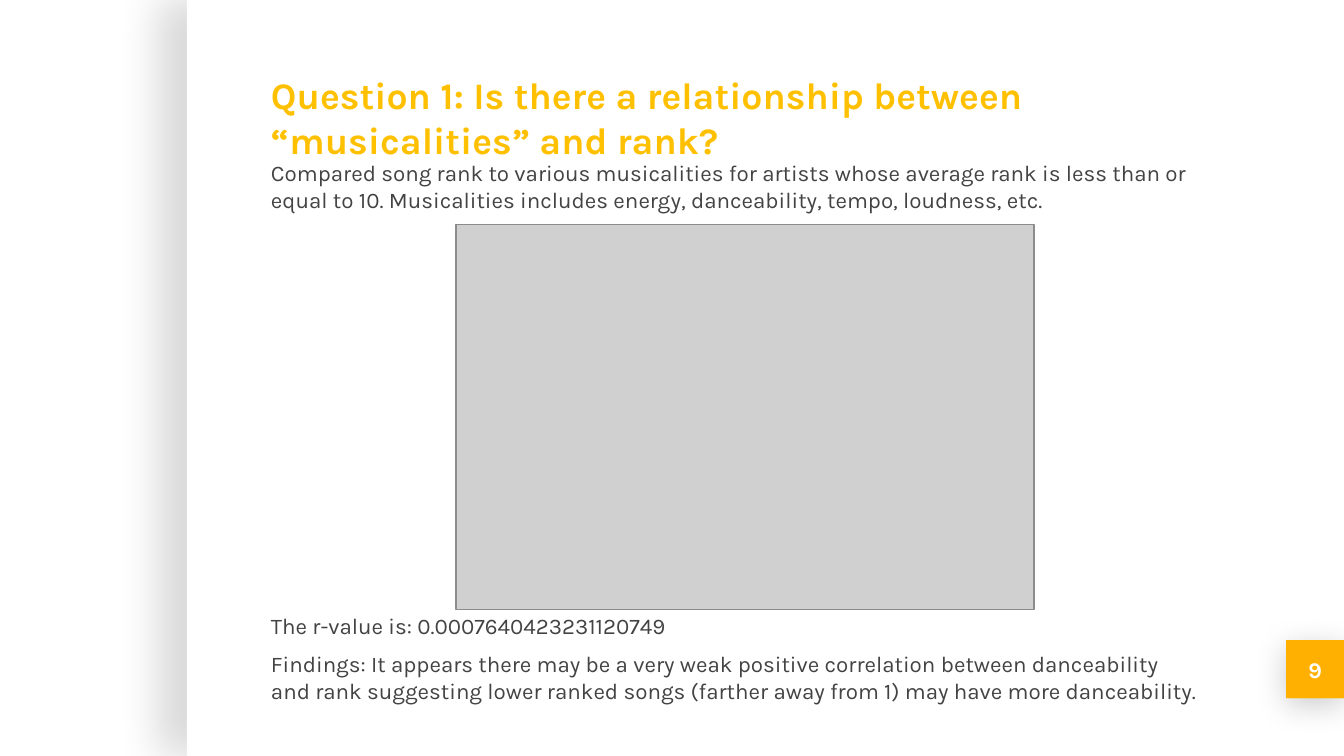
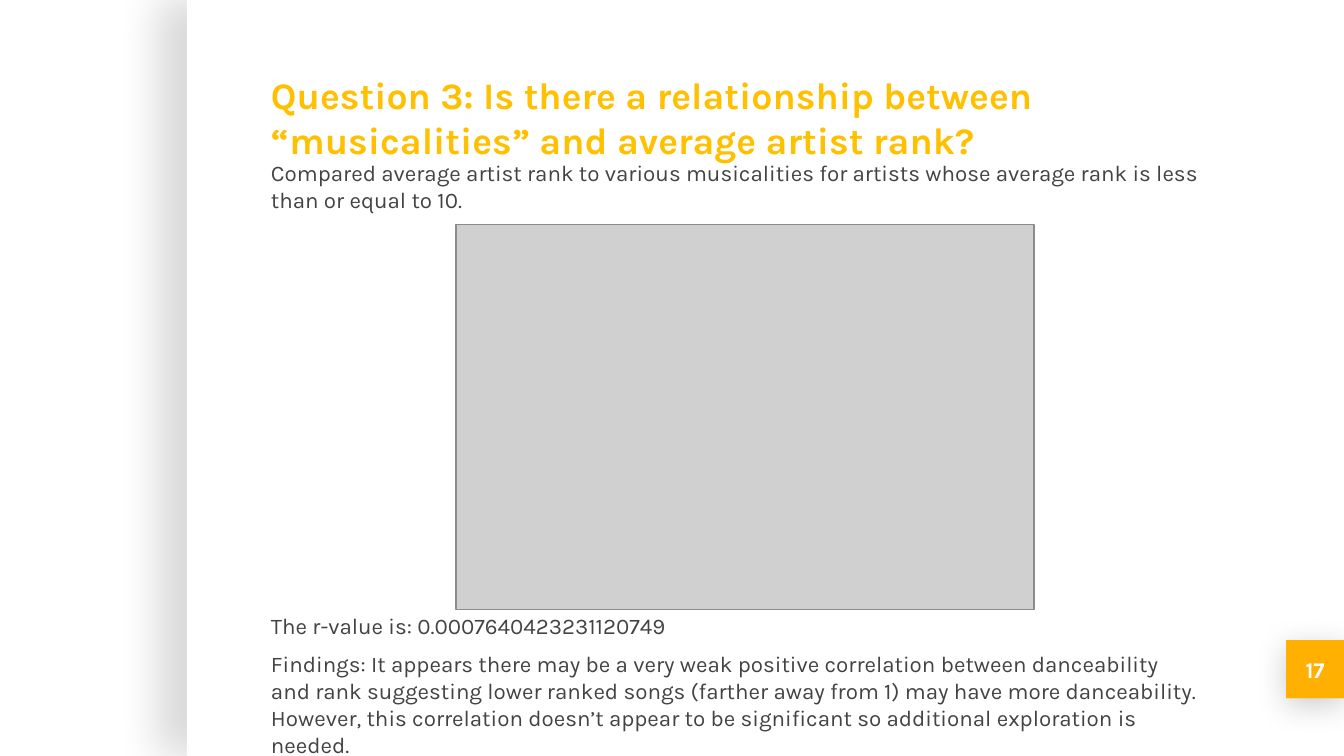
Before and after one commit to michellesimek/project_1, a slide deck: slide 17 of Project 1 PPT.pptx (slide 9 before the commit). Drawn at 1344x756 pixels with LibreOffice and Linux fonts; fonts in the diff are those of the drawing; grey boxes stand for pictures; background and template pictures are left out. Boxes give left, top, right and bottom in pixels: in the first picture for what was removed or moved away, otherwise in the second. Text is boxed around its words. In the diff, an @@ line names an element or a change of style, - is before the commit and + after.

```diff
--- a/Project 1 PPT.pptx
+++ b/Project 1 PPT.pptx
@@ title at box(271, 82, 1032, 164): text changed @@
-Question 1: Is there a relationship between “musicalities” and rank?
+Question 3: Is there a relationship between “musicalities” and average artist rank?
@@ subtitle at box(271, 161, 1197, 214): text changed @@
-Compared song rank to various musicalities for artists whose average rank is less than or equal to 10. Musicalities includes energy, danceability, tempo, loudness, etc.
+Compared average artist rank to various musicalities for artists whose average rank is less than or equal to 10.
@@ text at box(271, 656, 1196, 732): text changed @@
-Findings: It appears there may be a very weak positive correlation between danceability and rank suggesting lower ranked songs (farther away from 1) may have more danceability.
+Findings: It appears there may be a very weak positive correlation between danceability and rank suggesting lower ranked songs (farther away from 1) may have more danceability. However, this correlation doesn’t appear to be significant so additional exploration is needed.
@@ page number at box(1306, 663, 1325, 678): text changed @@
-9
+17
```
Also in this commit, not shown: 12 other slides changed, 5 slides added.
